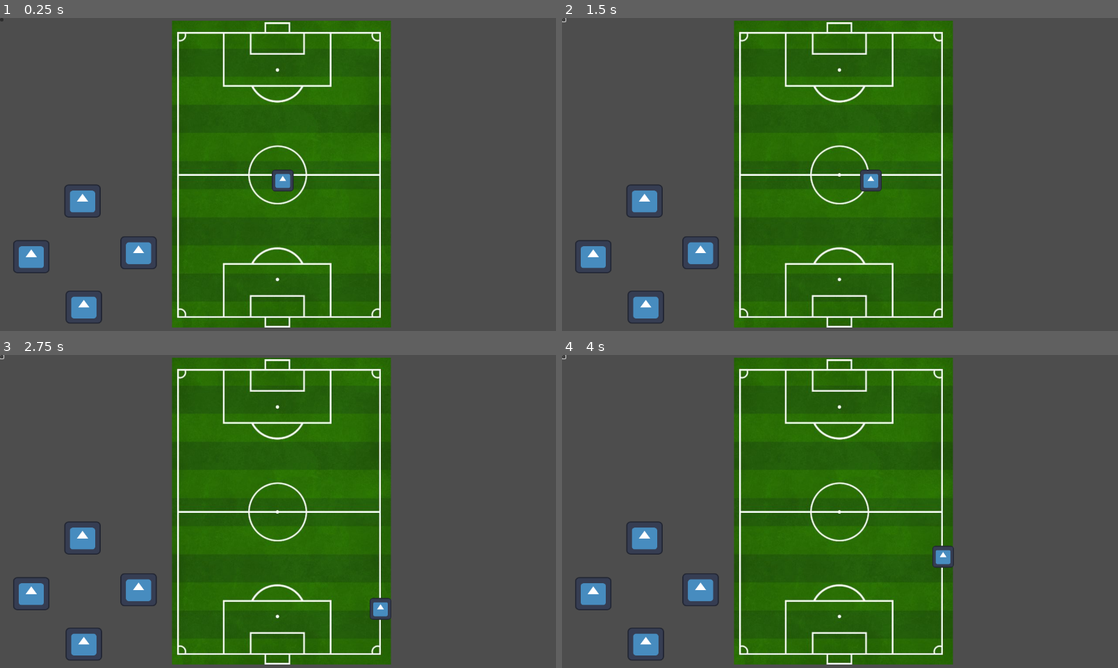
Above: before the commit, frames 1-4 (two rows, left to right).
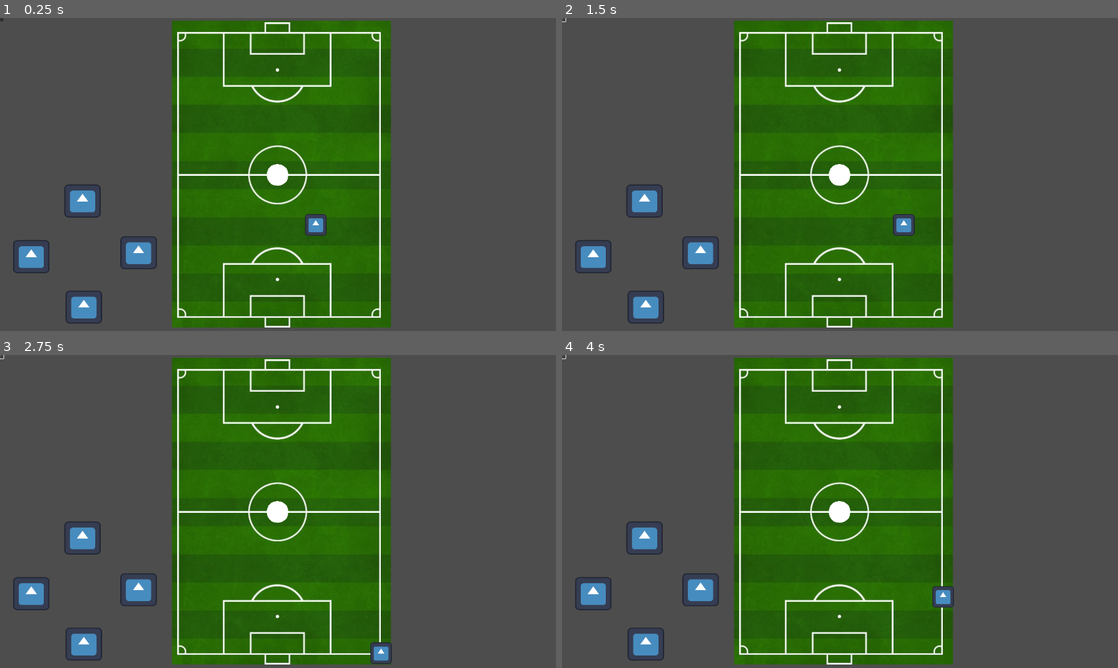
Above: after the commit, the same moments.

Repository: batmanonabike/fanatical_football
Game: Godot game, scene res://game.tscn
Two runs of this game, one before a commit and one after it. Both use one fixed random seed, a clock stepped at 60 frames per second and the inputs below. The engine's default icon, where the game draws it, is replaced by a stand-in: a white triangle on a blue panel in a dark square.
Inputs (mouse positions are in pixels of both pictures, inside the frame that each line leads up to):
- Up to frame 1 (0.25 s): no input
- Up to frame 2 (1.5 s): click (562, 21) at 0.5 s; tap Enter at 1.25 s; hold D (right) from 1.28 s (still down)
- Up to frame 3 (2.75 s): release D (right) at 2.03 s; hold S (backward) from 2.03 s (still down)
- Up to frame 4 (4 s): release S (backward) at 2.78 s; hold D (right) 2.78-3.53 s; tap Space at 3.5 s; hold W (forward) from 3.53 s (still down)

The runs differ from the first frame. In frame 1, 0.6% of the frame differs, in the area x 48-59%, y 46-70%; in frame 2, 0.7%, in the area x 48-64%, y 46-70%; in frame 3, 0.7%; in frame 4, 0.7%.

Commit message:
Add ball, can report collisions but physics is non existent because I don't know how it works

Diff:
--- /dev/null
+++ b/ball/ball.gd
@@ -0,0 +1,12 @@
+extends Area2D
+
+
+# Called when the node enters the scene tree for the first time.
+func _ready():
+	Global.ball = self
+	pass # Replace with function body.
+
+
+# Called every frame. 'delta' is the elapsed time since the previous frame.
+func _process(delta):
+	pass
--- /dev/null
+++ b/ball/ball.tscn
@@ -0,0 +1,15 @@
+[gd_scene load_steps=3 format=3 uid="uid://nqkyn3as8wpk"]
+
+[ext_resource type="Script" path="res://ball/ball.gd" id="1_oxpuq"]
+
+[sub_resource type="CircleShape2D" id="CircleShape2D_si0c1"]
+radius = 25.0
+
+[node name="Ball" type="Area2D"]
+script = ExtResource("1_oxpuq")
+
+[node name="CollisionShape2D" type="CollisionShape2D" parent="."]
+shape = SubResource("CircleShape2D_si0c1")
+
+[node name="Polygon2D" type="Polygon2D" parent="."]
+polygon = PackedVector2Array(25, -1, 24, -7, 22, -13, 19, -17, 12, -22, 7, -24, 0, -25, -7, -24, -15, -21, -21, -14, -24, -7, -25, 0, -24, 7, -22, 12, -18, 18, -13, 22, -7, 24, 1, 25, 7, 24, 12, 22, 18, 18, 22, 13, 24, 7)
--- a/game.tscn
+++ b/game.tscn
@@ -1,8 +1,9 @@
-[gd_scene load_steps=4 format=3 uid="uid://d2h30qrbkdpsf"]
+[gd_scene load_steps=5 format=3 uid="uid://d2h30qrbkdpsf"]
 
 [ext_resource type="PackedScene" uid="uid://bugcix34kjk5f" path="res://map/map.tscn" id="1_t2f4w"]
 [ext_resource type="PackedScene" uid="uid://g3lbno66qan0" path="res://controls/controls.tscn" id="2_ator1"]
 [ext_resource type="PackedScene" uid="uid://dpgpn61kkwak5" path="res://player/player.tscn" id="3_60qic"]
+[ext_resource type="PackedScene" uid="uid://nqkyn3as8wpk" path="res://ball/ball.tscn" id="4_jiwkx"]
 
 [node name="Game" type="Node2D"]
 
@@ -14,4 +15,7 @@
 [node name="Controls" parent="." instance=ExtResource("2_ator1")]
 
 [node name="Player" parent="." instance=ExtResource("3_60qic")]
-position = Vector2(651, 374)
+position = Vector2(727, 476)
+
+[node name="Ball" parent="." instance=ExtResource("4_jiwkx")]
+position = Vector2(639, 361)
--- /dev/null
+++ b/global.gd
@@ -0,0 +1,12 @@
+extends Node
+
+var ball: Area2D
+
+# Called when the node enters the scene tree for the first time.
+func _ready():
+	pass # Replace with function body.
+
+
+# Called every frame. 'delta' is the elapsed time since the previous frame.
+func _process(delta):
+	pass
--- a/player/player.gd
+++ b/player/player.gd
@@ -3,6 +3,8 @@
 
 const SPEED: float = 300.0
 
+func _ready():
+	add_collision_exception_with(Global.ball)
 
 func _physics_process(delta):
 
@@ -20,4 +22,5 @@
 		#velocity.y = move_toward(velocity.y, 0, SPEED)
 	velocity = velocity.normalized() * SPEED
 	var collision: KinematicCollision2D = move_and_collide(velocity * delta)
+
 	print(collision)
--- a/project.godot
+++ b/project.godot
@@ -14,6 +14,10 @@
 run/main_scene="res://game.tscn"
 config/features=PackedStringArray("4.3", "GL Compatibility")
 config/icon="res://icon.svg"
+
+[autoload]
+
+Global="*res://global.gd"
 
 [display]
 
